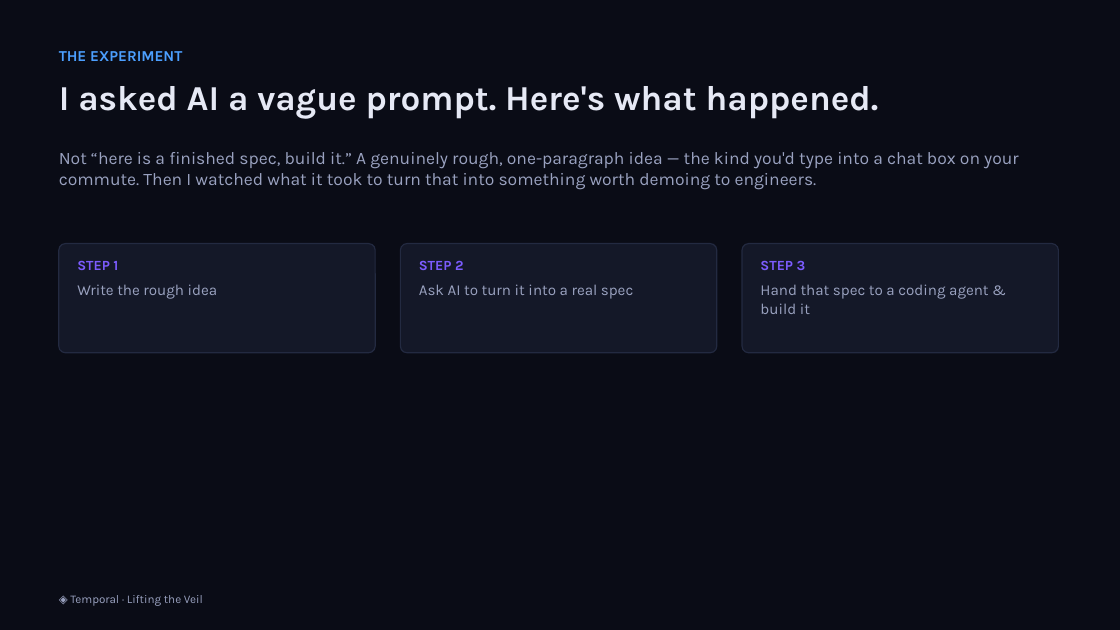
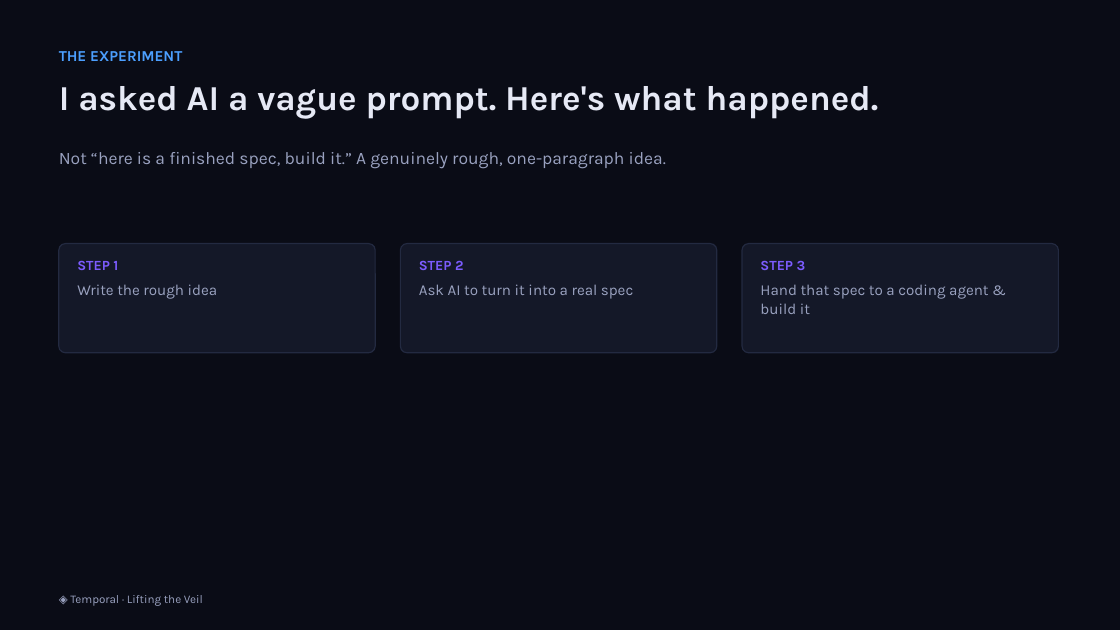
Before and after one commit to simy307/temporal-claims-demo, a slide deck: slide 4 of presentation/Lifting-the-Veil-Temporal-Talk.pptx (slide 3 before the commit). Drawn at 1120x630 pixels with LibreOffice and Linux fonts; fonts in the diff are those of the drawing. Boxes give left, top, right and bottom in pixels: in the first picture for what was removed or moved away, otherwise in the second. Text is boxed around its words. In the diff, an @@ line names an element or a change of style, - is before the commit and + after.

```diff
--- a/presentation/Lifting-the-Veil-Temporal-Talk.pptx
+++ b/presentation/Lifting-the-Veil-Temporal-Talk.pptx
@@ text at bbox=[59, 152, 666, 169]: text changed @@
-Not “here is a finished spec, build it.” A genuinely rough, one-paragraph idea — the kind you'd type into a chat box on your commute. Then I watched what it took to turn that into something worth demoing to engineers.
+Not “here is a finished spec, build it.” A genuinely rough, one-paragraph idea.
```
Also in this commit, not shown: 2 slides added, 1 slide removed, 3 other files.
